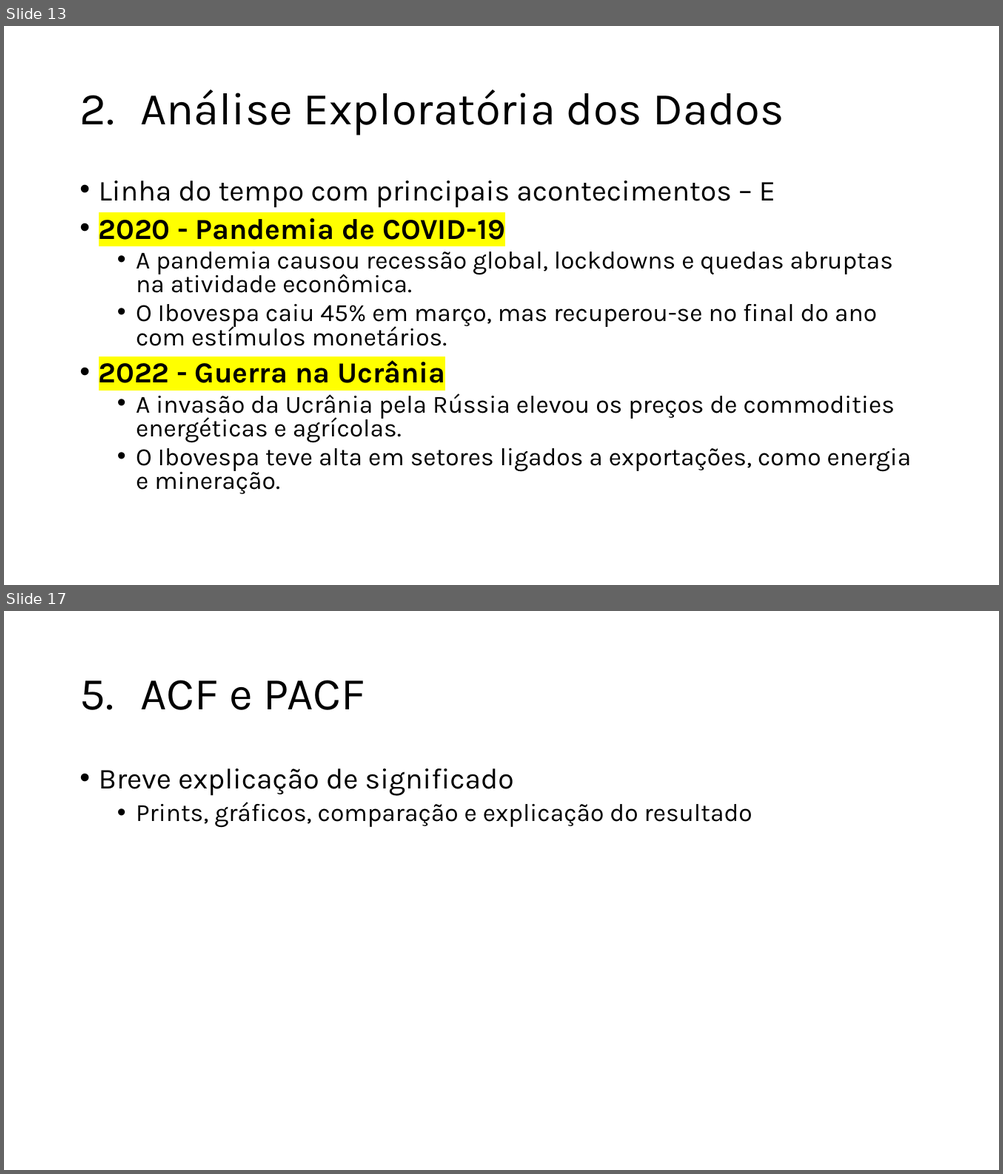
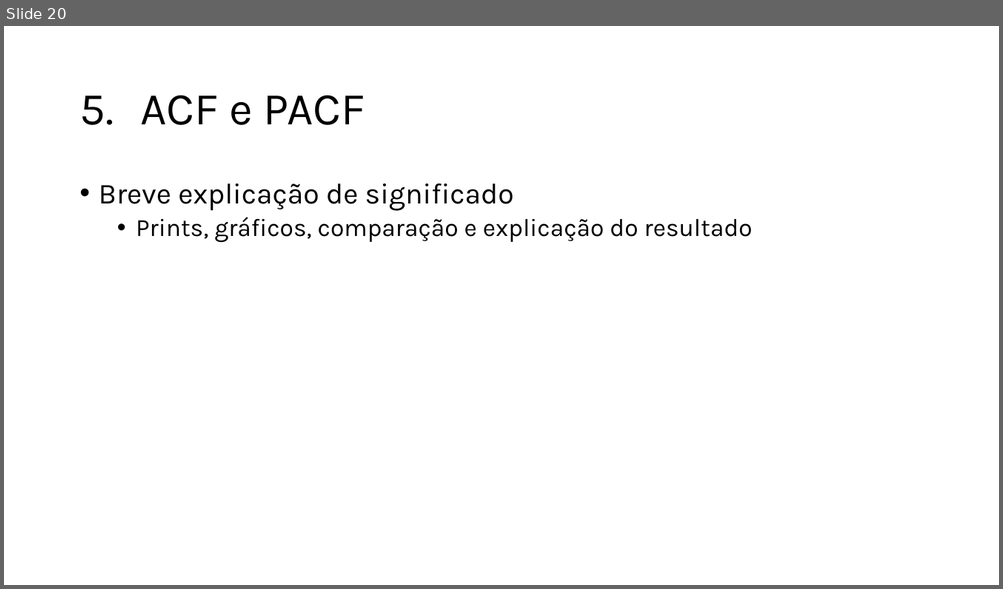
Before and after one commit to jdlmauricio/techalleg_fase_2, a slide deck: Tech Challenge 2.pptx. Shown one above the other, each under a label of ours: slides 13 and 17 before the commit, slide 20 after it; the slides between them are not shown. The pictures are 1003x1174 and 1003x589 pixels, drawn with LibreOffice and Linux fonts; fonts in the diff are those of the drawing; background and template pictures are left out. Boxes give left, top, right and bottom in pixels: in the first picture for what was removed or moved away, otherwise in the second. Text is boxed around its words. In the diff, an @@ line names an element or a change of style, - is before the commit and + after.

```diff
--- a/Tech Challenge 2.pptx
+++ b/Tech Challenge 2.pptx
@@ slide 13 removed at (4,26,999,585), background picture (left out) @@
@@ title removed at (140,90,784,136) @@
-2. Análise Exploratória dos Dados
@@ text removed at (99,181,911,494) @@
-• Linha do tempo com principais acontecimentos – E
-• 2020 - Pandemia de COVID-19
-  • A pandemia causou recessão global, lockdowns e quedas abruptas na atividade econômica.
-  • O Ibovespa caiu 45% em março, mas recuperou-se no final do ano com estímulos monetários.
-• 2022 - Guerra na Ucrânia
-  • A invasão da Ucrânia pela Rússia elevou os preços de commodities energéticas e agrícolas.
-  • O Ibovespa teve alta em setores ligados a exportações, como energia e mineração.
@@ what was slide 17 is now slide 20 @@
```
Also in this commit, not shown: 5 slides changed, 14 slides added, 10 other slides removed.
